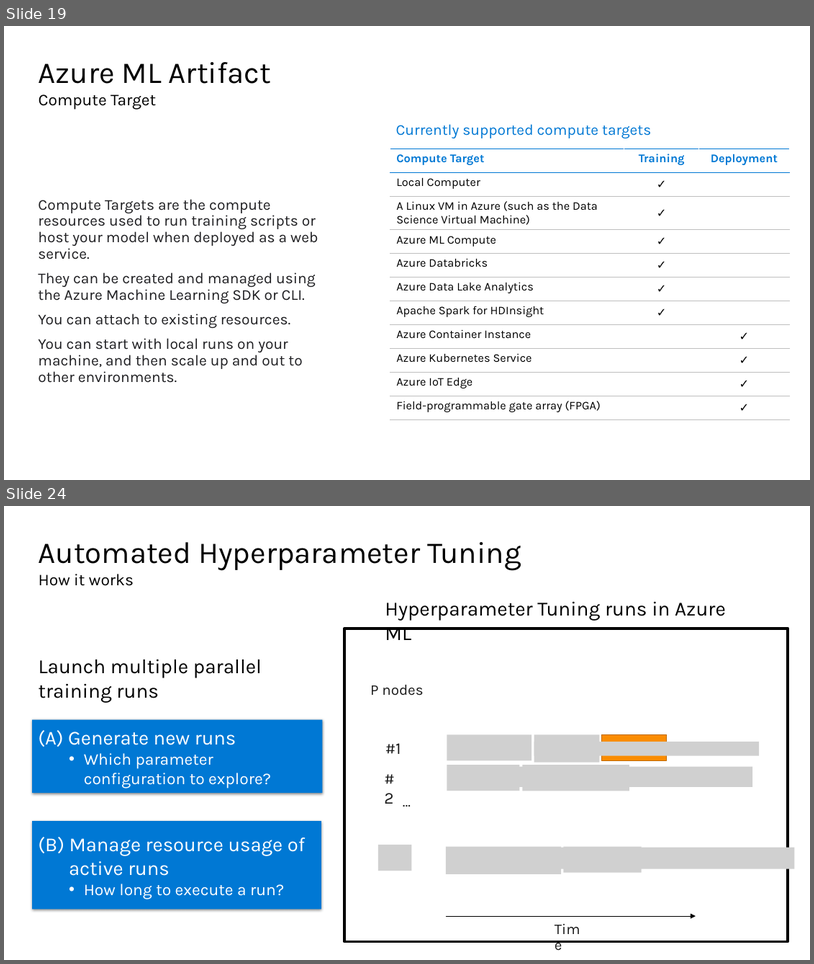
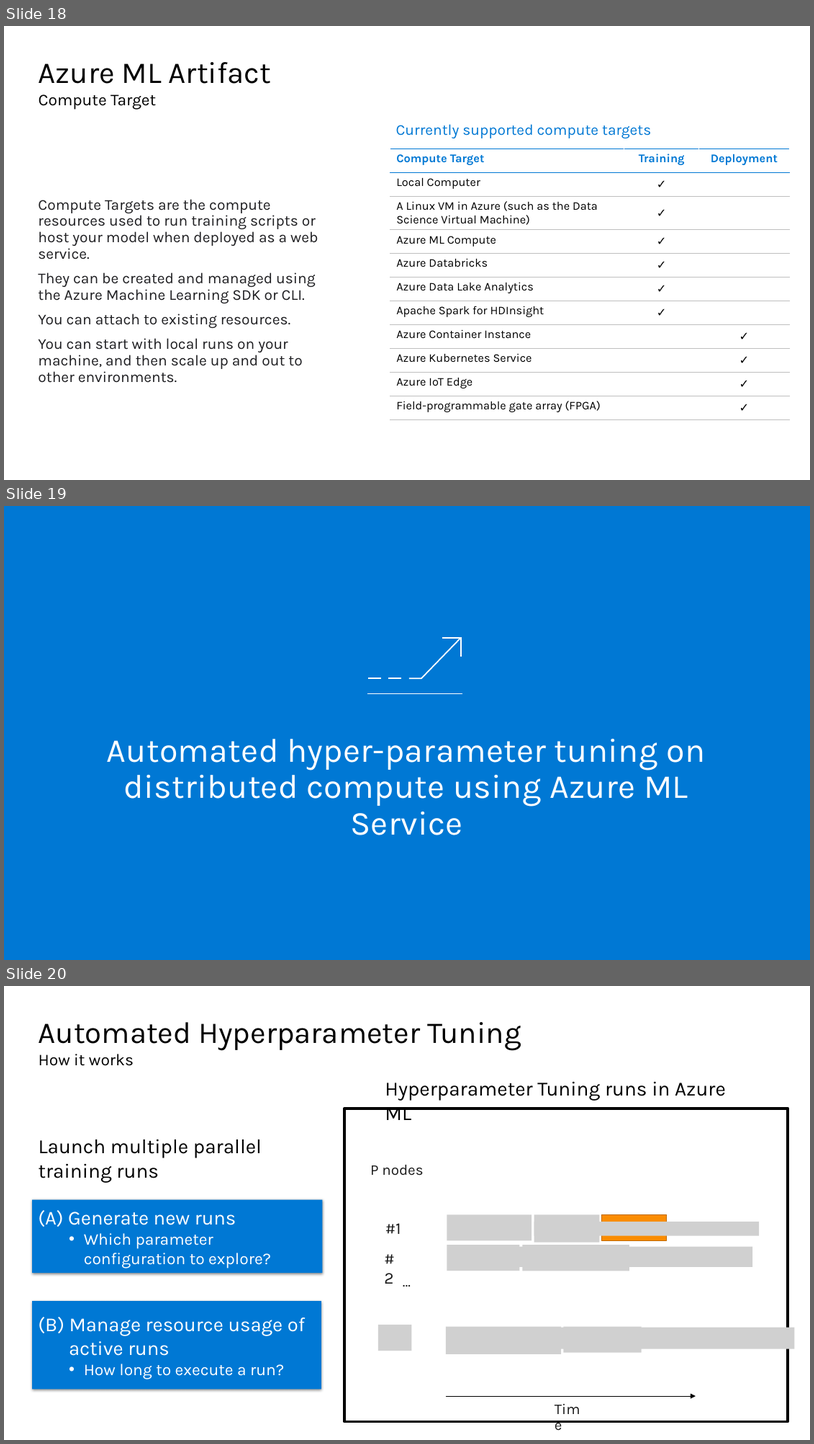
Before and after one commit to isabella232/Ignite2019-pre-day, a slide deck: Azure Machine Learning service - Overview.pptx. Shown one above the other, each under a label of ours: slides 19 and 24 before the commit, slides 18, 19 and 20 after it; the slides between them are not shown. The pictures are 814x964 and 814x1444 pixels, drawn with LibreOffice and Linux fonts; fonts in the diff are those of the drawing; grey boxes stand for pictures; background and template pictures are left out. Boxes give left, top, right and bottom in pixels: in the first picture for what was removed or moved away, otherwise in the second. Text is boxed around its words. In the diff, an @@ line names an element or a change of style, - is before the commit and + after.

Commit message:
Update slides

```diff
--- a/Azure Machine Learning service - Overview.pptx
+++ b/Azure Machine Learning service - Overview.pptx
@@ slide 19 added at (4, 506, 810, 960), background #0078D4 @@
@@ freeform shape added at (368, 638, 463, 693), outline #FFFFFF 1.5 pt @@
@@ title added at (107, 739, 705, 835), 40 pt, text #FFFFFF @@
+Automated hyper-parameter tuning on distributed compute using Azure ML Service
@@ what was slide 19 is now slide 18 @@
@@ what was slide 24 is now slide 20 @@
```
Also in this commit, not shown: 1 other slide added, 1 slide removed.
